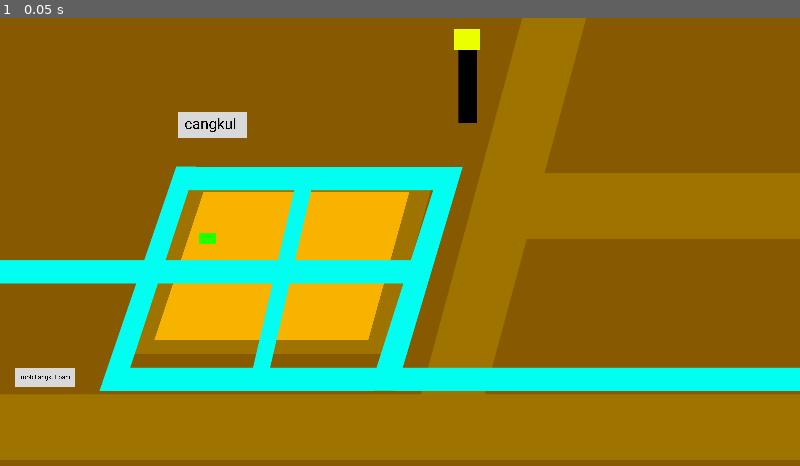
Above: before the commit, frame 1.
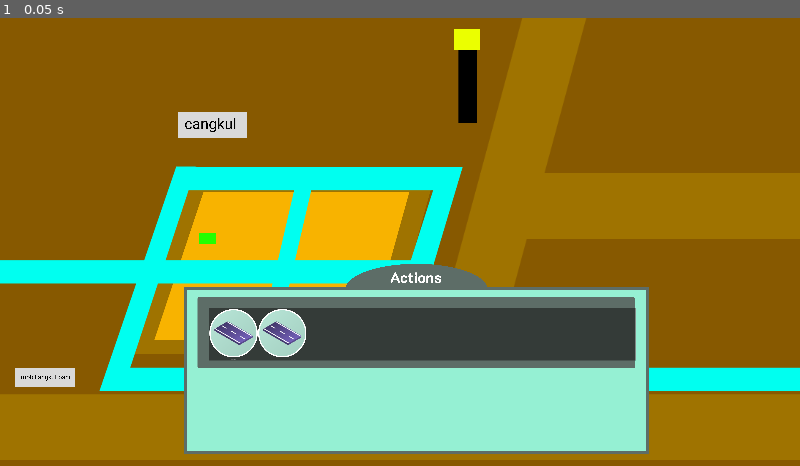
Above: after the commit, the same moment.

Repository: Endour-Company/Project_5
Game: Godot game, scene res://Game/game.tscn
Two runs of this game, one before a commit and one after it. Both use one fixed random seed, a clock stepped at 60 frames per second and the inputs below.
Inputs:
- Up to frame 1 (0.05 s): no input

The runs differ from the first frame. In frame 1, 22% of the frame differs, in the area x 23-82%, y 54-98%.

Commit message:
add action_bar UI

Diff:
--- a/Game/game.tscn
+++ b/Game/game.tscn
@@ -1,7 +1,14 @@
-[gd_scene load_steps=2 format=3 uid="uid://bjwnjc45hlcrd"]
+[gd_scene load_steps=3 format=3 uid="uid://bjwnjc45hlcrd"]
 
 [ext_resource type="PackedScene" uid="uid://brw17nqvu6hle" path="res://Game/Ricefield/Main/ricefield_area.tscn" id="1_ymy68"]
+[ext_resource type="PackedScene" uid="uid://6wgjm6tla017" path="res://Global/Game_UI/Action_bar/action_bar.tscn" id="2_tmlwp"]
 
 [node name="Game" type="Node"]
 
 [node name="Ricefield_area" parent="." instance=ExtResource("1_ymy68")]
+
+[node name="Action_bar" parent="." instance=ExtResource("2_tmlwp")]
+offset_left = 441.0
+offset_top = 590.0
+offset_right = 441.0
+offset_bottom = 590.0
--- /dev/null
+++ b/Global/Game_UI/Action_bar/action_bar.tscn
@@ -0,0 +1,36 @@
+[gd_scene load_steps=4 format=3 uid="uid://6wgjm6tla017"]
+
+[ext_resource type="Texture2D" uid="uid://dpn7mh6fvy5oq" path="res://Global/Game_UI/Action_bar/Assets/Actions.png" id="1_2lrml"]
+[ext_resource type="Texture2D" uid="uid://brmcs2y1nfexd" path="res://Global/Game_UI/Action_bar/Assets/Item.png" id="2_ws46k"]
+
+[sub_resource type="Theme" id="Theme_g4j3n"]
+
+[node name="Action_bar" type="Control"]
+layout_mode = 3
+anchors_preset = 0
+
+[node name="Action_bar_container" type="TextureRect" parent="."]
+layout_mode = 0
+offset_right = 40.0
+offset_bottom = 40.0
+scale = Vector2(0.25, 0.25)
+texture = ExtResource("1_2lrml")
+
+[node name="ItemList" type="ItemList" parent="."]
+layout_direction = 2
+layout_mode = 0
+offset_left = 60.0
+offset_top = 106.0
+offset_right = 4160.0
+offset_bottom = 610.0
+scale = Vector2(0.25, 0.25)
+theme = SubResource("Theme_g4j3n")
+allow_reselect = true
+max_text_lines = 2
+item_count = 2
+max_columns = 0
+icon_mode = 0
+item_0/text = "hehe"
+item_0/icon = ExtResource("2_ws46k")
+item_1/text = ""
+item_1/icon = ExtResource("2_ws46k")
Binary file added: Global/Game_UI/Action_bar/Assets/Actions.png
Not shown, added: Global/Game_UI/Action_bar/Assets/Actions.png.import
Binary file added: Global/Game_UI/Action_bar/Assets/Buy.png
Not shown, added: Global/Game_UI/Action_bar/Assets/Buy.png.import
Binary file added: Global/Game_UI/Action_bar/Assets/Item.png
Not shown, added: Global/Game_UI/Action_bar/Assets/Item.png.import
Binary file added: Global/Game_UI/Action_bar/Assets/Level_bar_border.png
Not shown, added: Global/Game_UI/Action_bar/Assets/Level_bar_border.png.import
Binary file added: Global/Game_UI/Action_bar/Assets/Level_bar_not_upgraded.png
Not shown, added: Global/Game_UI/Action_bar/Assets/Level_bar_not_upgraded.png.import
Binary file added: Global/Game_UI/Action_bar/Assets/Level_bar_separator.png
Not shown, added: Global/Game_UI/Action_bar/Assets/Level_bar_separator.png.import
(and 8 more such lines)
